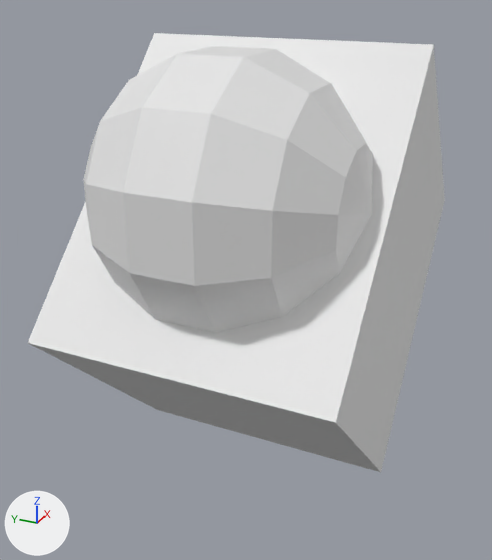
The OBJ model assets/meshes/drones/matrice4e/matrice4e__camera.obj: old version first, new version second.
Camera for both pictures: a camera (50 mm lens) standing at (-0.1094, 0.0102, 0.084) and looking at (-0.0607, 0.0321, 0.0596). The axes (+X, +Y, +Z) are drawn at lower left. The lights are the same throughout. The first picture is the older version. Where no turn or scale is listed for an object, it has been applied to the vertices. Vertices at exactly the same position are counted once.

In view in the first picture: 'matrice4e__camera'.
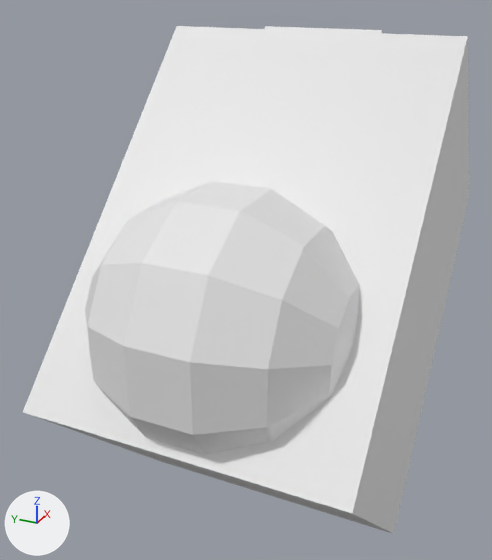
Diff of the bpy script that builds the scene:
```diff
--- a/assets/meshes/drones/matrice4e/matrice4e__camera.obj.py
+++ b/assets/meshes/drones/matrice4e/matrice4e__camera.obj.py
@@ me_matrice4e__camera @@
 # used by ob_matrice4e__camera; location = (0.0, 0.0, 0.0)
-me_matrice4e__camera.from_pydata(...)  # 82 vertices, 156 faces; spans x -0.0794..-0.0465, y 0.0183..0.0395, z 0.0465..0.0794
+me_matrice4e__camera.from_pydata(...)  # 90 vertices, 168 faces; spans x -0.0804..-0.0387, y 0.0169..0.0408, z 0.0387..0.0795
+# me_matrice4e__camera part 1: a new loose piece, a UV sphere (12 segments, 7 rings, poles along y) spanning x -0.0804..-0.0617, y 0.0189..0.0388, z 0.0519..0.0706
+# me_matrice4e__camera part 2: the loose piece of 8 vertices spanning x -0.0794..-0.0465, y 0.0183..0.0395, z 0.0465..0.0794 is rebuilt with 8 vertices and now spans x -0.0795..-0.0387, y 0.0169..0.0408, z 0.0387..0.0795
+# me_matrice4e__camera part 3: the loose piece of 74 vertices spanning x -0.0794..-0.0615, y 0.0193..0.0384, z 0.0615..0.0794 is deleted
+# me_matrice4e__camera part 4
+# 8 vertices are added at x -0.0598..-0.0443, y 0.0239..0.0339, z 0.064..0.0795
+# 12 new faces join them
```

What differs and where, as boxes (x1, y1, x2, y2) in the pictures (492 x 560 px):
'matrice4e__camera', reshaped (7% wider, 16% taller)
    before: (28, 33, 445, 472)
    after: (23, 26, 469, 534)
part 1 of me_matrice4e__camera, added
    after: (85, 181, 360, 455)
part 2 of me_matrice4e__camera, rebuilt (7% wider, 16% taller)
    before: (28, 33, 445, 472)
    after: (23, 26, 469, 534)
part 3 of me_matrice4e__camera, deleted
    before: (83, 46, 373, 333)
part 4 of me_matrice4e__camera, added
    after: (265, 26, 382, 33)
